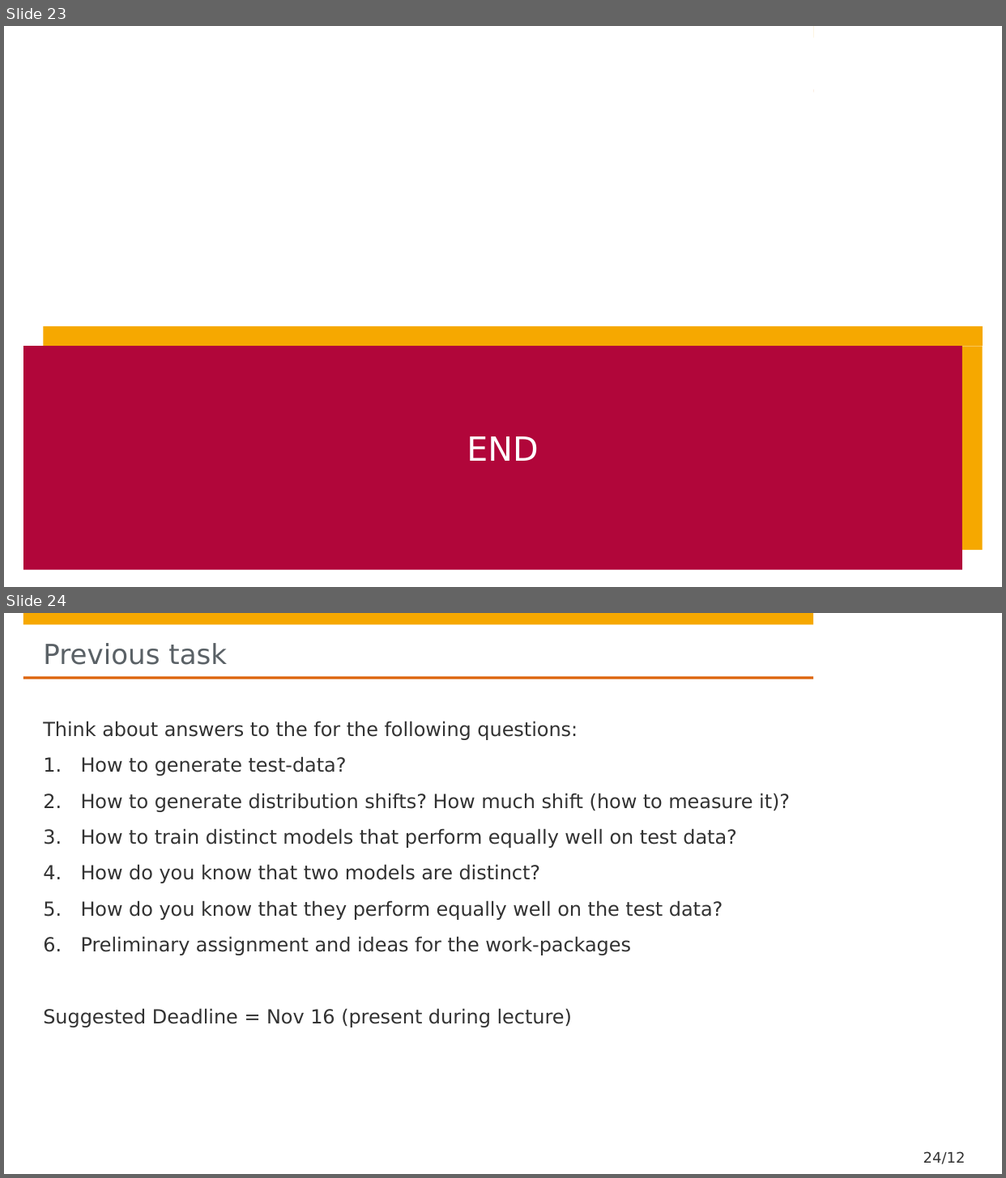
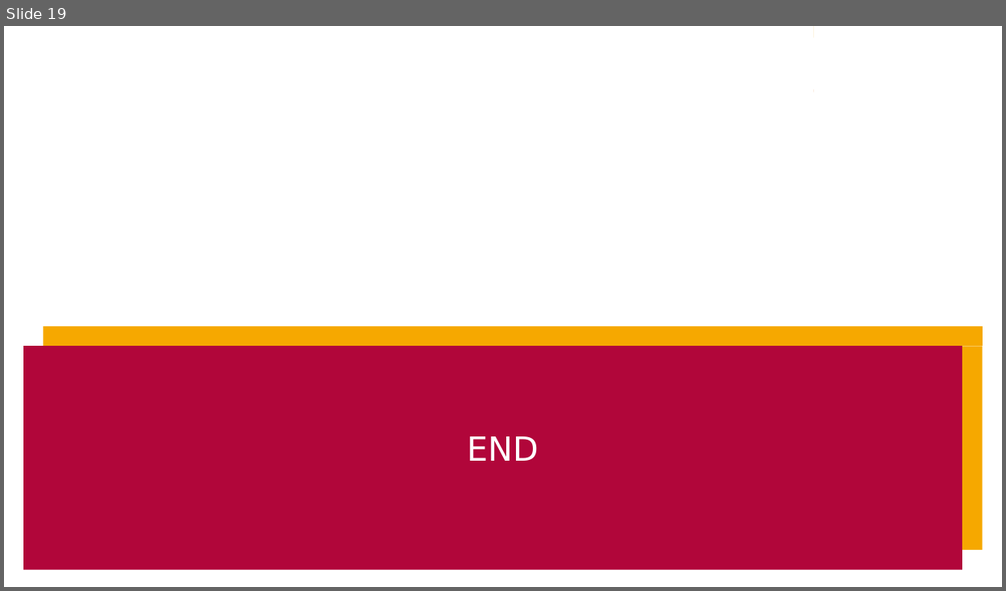
Before and after one commit to hpi-sam/Adversarial-Digital-Twins, a slide deck: slides/6. Safe RL.pptx. Shown one above the other, each under a label of ours: slides 23 and 24 before the commit, slide 19 after it. The pictures are 1006x1178 and 1006x591 pixels, drawn with LibreOffice and Linux fonts; fonts in the diff are those of the drawing; background and template pictures are left out. Boxes give left, top, right and bottom in pixels: in the first picture for what was removed or moved away, otherwise in the second. Text is boxed around its words. In the diff, an @@ line names an element or a change of style, - is before the commit and + after.

```diff
--- a/slides/6. Safe RL.pptx
+++ b/slides/6. Safe RL.pptx
@@ slide 24 removed at (x1=4, y1=613, x2=1002, y2=1174), background #FFFFFF; not listed: 4 template elements that a slide beside it also shows @@
@@ title removed at (x1=43, y1=643, x2=227, y2=665) @@
-Previous task
@@ text removed at (x1=43, y1=721, x2=790, y2=1028) @@
-Think about answers to the for the following questions:
-1. How to generate test-data?
-2. How to generate distribution shifts? How much shift (how to measure it)?
-3. How to train distinct models that perform equally well on test data?
-4. How do you know that two models are distinct?
-5. How do you know that they perform equally well on the test data?
-6. Preliminary assignment and ideas for the work-packages
-Suggested Deadline = Nov 16 (present during lecture)
@@ page number removed at (x1=923, y1=1152, x2=965, y2=1165) @@
-24/12
@@ what was slide 23 is now slide 19 @@
```
Also in this commit, not shown: 1 other file.
